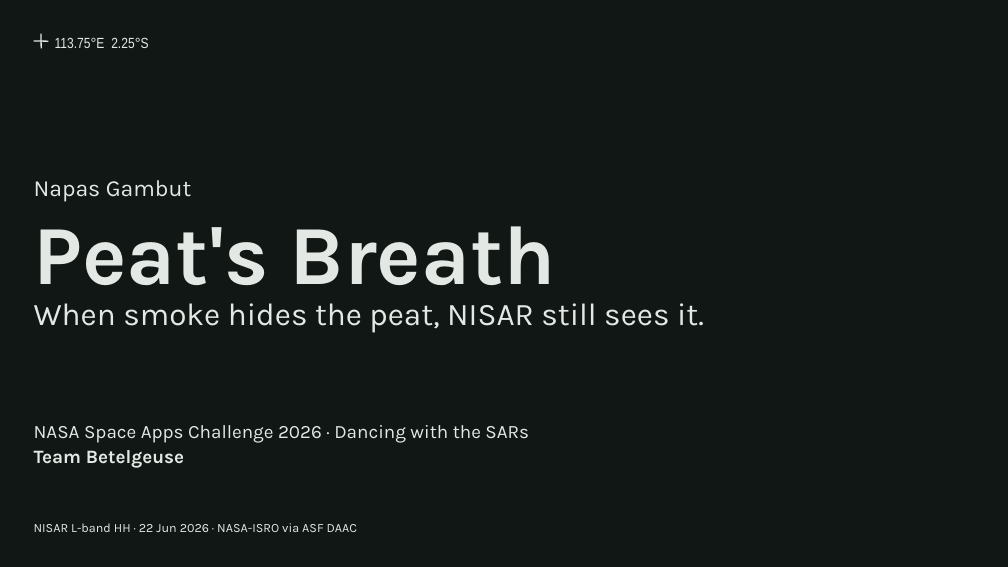
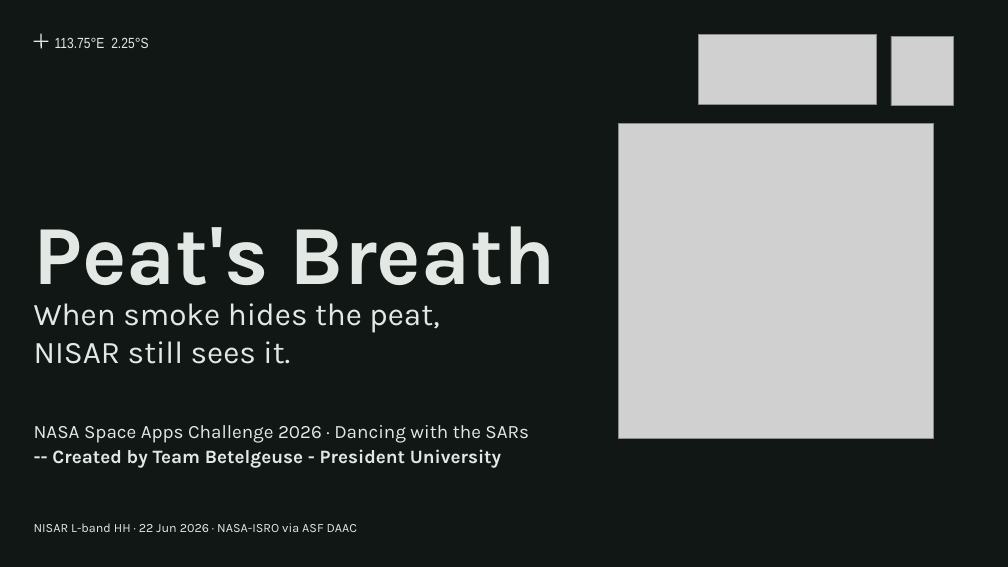
Before and after one commit to gothitbytrucksotruckman/NapasGambut, a slide deck: slide 1 of Napas_Gambut_deck.pptx. Drawn at 1008x567 pixels with LibreOffice and Linux fonts; fonts in the diff are those of the drawing; grey boxes stand for pictures; background and template pictures are left out. Boxes give left, top, right and bottom in pixels: in the first picture for what was removed or moved away, otherwise in the second. Text is boxed around its words. In the diff, an @@ line names an element or a change of style, - is before the commit and + after.

```diff
--- a/Napas_Gambut_deck.pptx
+++ b/Napas_Gambut_deck.pptx
@@ picture added at [699,34,876,104] @@
@@ picture added at [892,36,954,106] @@
@@ picture added at [619,123,934,439] @@
@@ text removed at [34,180,191,202] @@
-Napas Gambut
@@ text "When smoke hides the peat, ..." rewrapped from [34,303,704,333] to [34,303,439,364] @@
@@ text at [52,449,501,468]: text changed @@
-Team Betelgeuse
+-- Created by Team Betelgeuse - President University
```
Also in this commit, not shown: 5 other slides changed, 7 other files.
